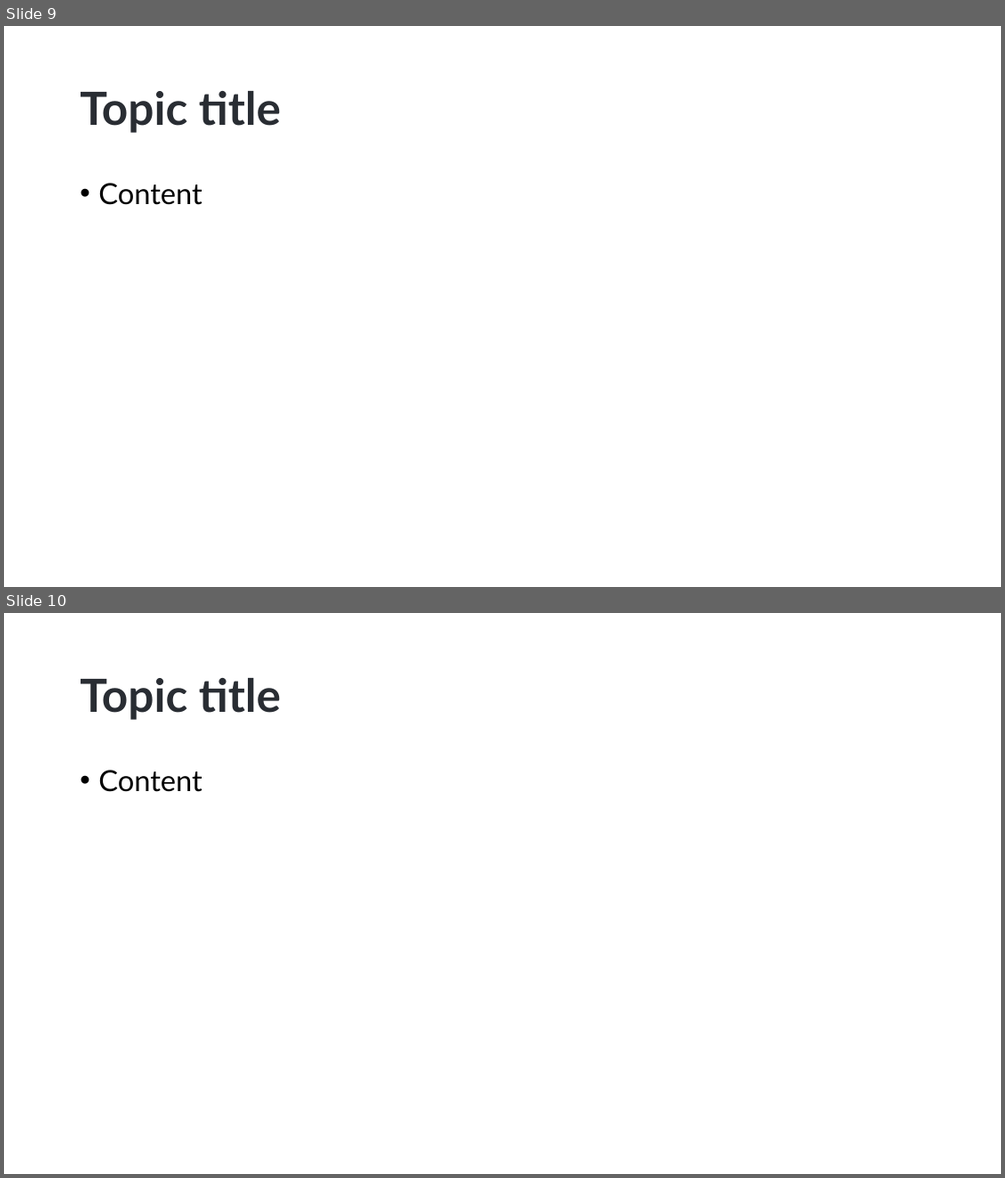
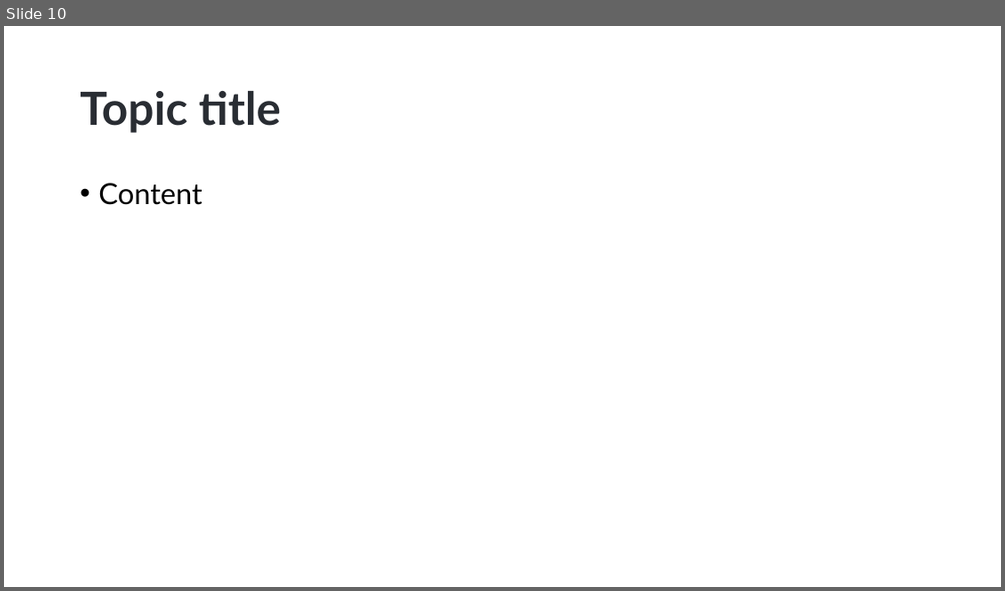
Before and after one commit to hikalkan/presentations, a slide deck: 2023-07-27 ABP Community Talks 2023.5/ABP Mobile Options.pptx. Shown one above the other, each under a label of ours: slides 9 and 10 before the commit, slide 10 after it. The pictures are 1005x1178 and 1005x591 pixels, drawn with LibreOffice and Linux fonts; fonts in the diff are those of the drawing; background and template pictures are left out. Boxes give left, top, right and bottom in pixels: in the first picture for what was removed or moved away, otherwise in the second. Text is boxed around its words. In the diff, an @@ line names an element or a change of style, - is before the commit and + after.

```diff
--- a/2023-07-27 ABP Community Talks 2023.5/ABP Mobile Options.pptx
+++ b/2023-07-27 ABP Community Talks 2023.5/ABP Mobile Options.pptx
@@ slide 9 removed at bbox=[4, 26, 1001, 587], background picture (left out) @@
@@ title removed at bbox=[80, 91, 281, 133] @@
-Topic title
@@ text removed at bbox=[98, 183, 202, 205] @@
-• Content
```
Also in this commit, not shown: 1 slide added.
